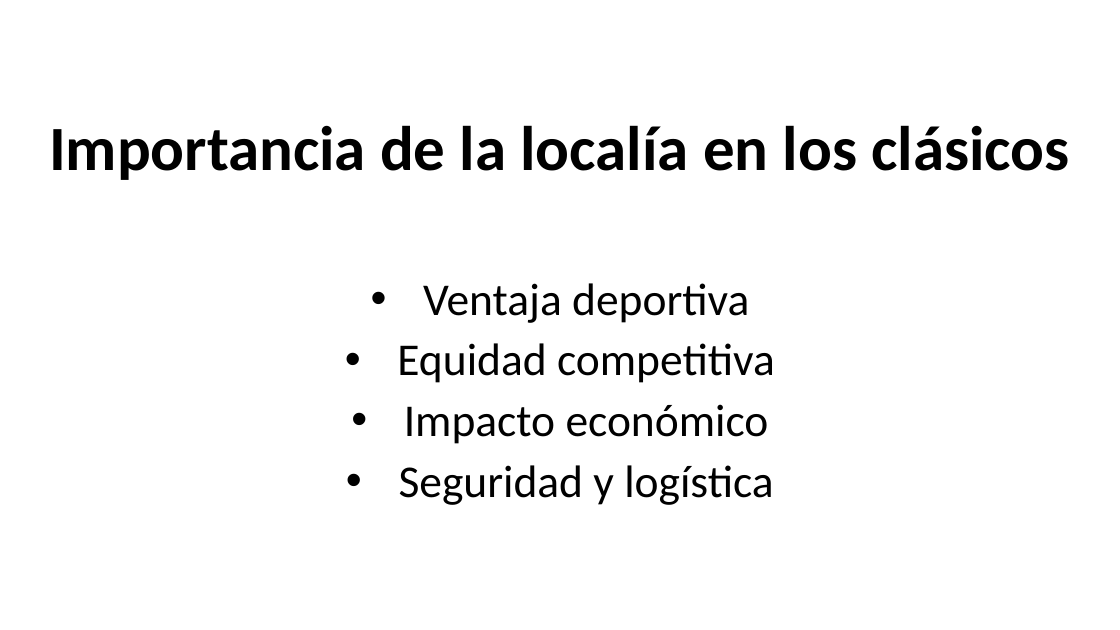
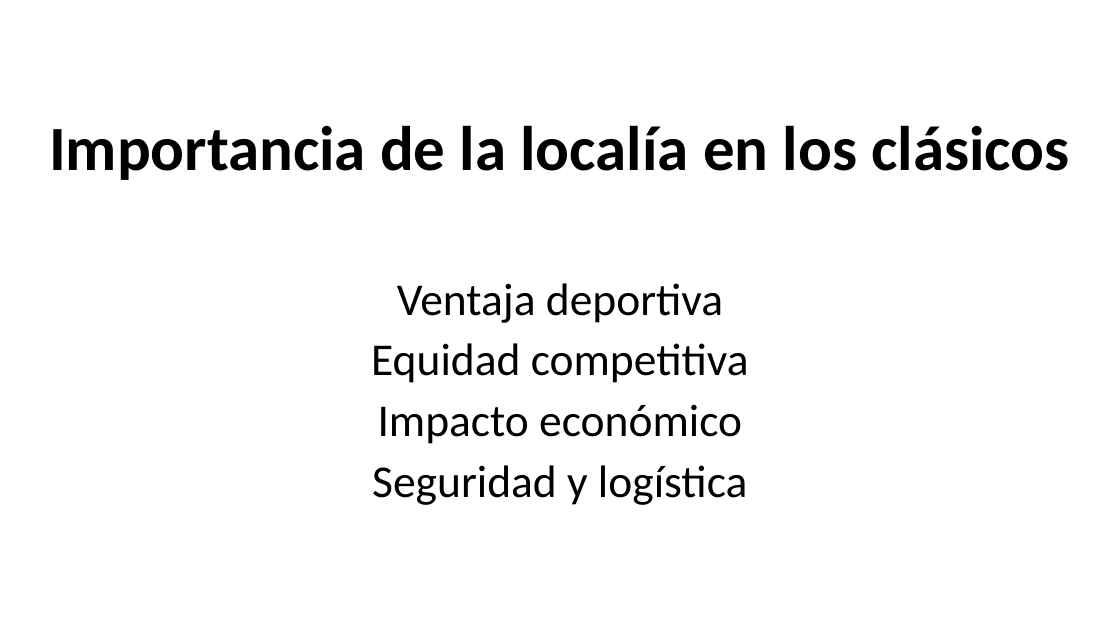
Before and after one commit to ColoCepeda/TP_Matematica, a slide deck: slide 4 of MaterialUtil/Presentación.pptx (slide 3 before the commit). Drawn at 1120x630 pixels with LibreOffice and Linux fonts; fonts in the diff are those of the drawing. Boxes give left, top, right and bottom in pixels: in the first picture for what was removed or moved away, otherwise in the second. Text is boxed around its words. In the diff, an @@ line names an element or a change of style, - is before the commit and + after.

```diff
--- a/MaterialUtil/Presentación.pptx
+++ b/MaterialUtil/Presentación.pptx
@@ subtitle at bbox=[371, 283, 749, 505]: bullet • to none @@
```
Also in this commit, not shown: 7 other slides changed, 2 slides added.
